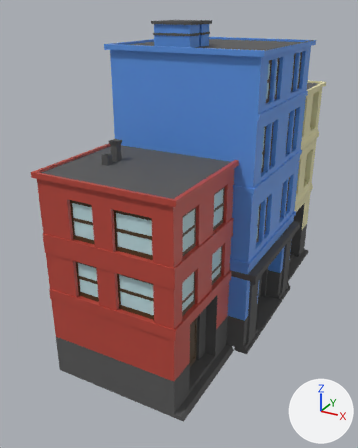
Two versions of the FBX model Assets/Models/Street Items/MultiApartments.fbx, one commit apart.
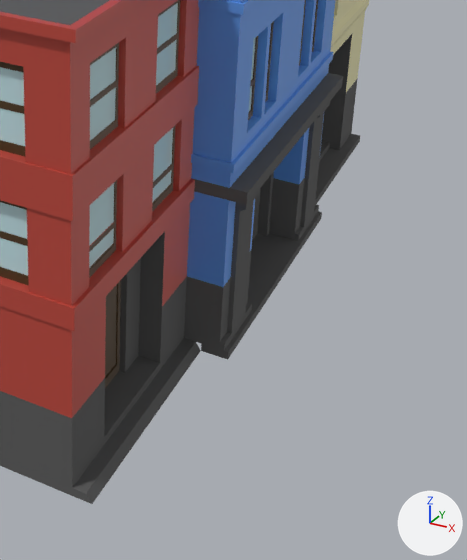
Each version appears first whole from a 50 mm lens placed at (7.7, -25.5, 17.7), pointed at (-5.2, -2.0, 6.0), and next in a close-up on the part from 39% to 100% of the width and 42% to 100% of the height. The lights are fixed; the arrows at lower right show +X, +Y and +Z. Where no turn or scale is listed for an object, it has been applied to the vertices. Vertices at the same position are counted once.

Before the edit, the objects in view are built like this:
```python
me_cube = bpy.data.meshes.new('Cube')
me_cube.from_pydata(...)  # 4994 vertices, 4873 faces; spans x -4.2..4.5, y -10.1..10.1, z -8.0..9.1
# faces by material slot: [1130, 552, 518, 1155, 1318, 200]
me_cube.materials.append(mat_blue)  # blue #5c96e7
me_cube.materials.append(mat_begie)  # beige #e7e1ae
me_cube.materials.append(mat_red)  # red #bb473b
me_cube.materials.append(mat_dark_stone)  # dark grey #585858
me_cube.materials.append(mat_wood)  # brown #4c381d
me_cube.materials.append(mat_window)  # cyan #c2e1e7
ob_cube = bpy.data.objects.new('Cube', me_cube)
ob_cube.location = (-4.0, 0.0, 8.0)
```
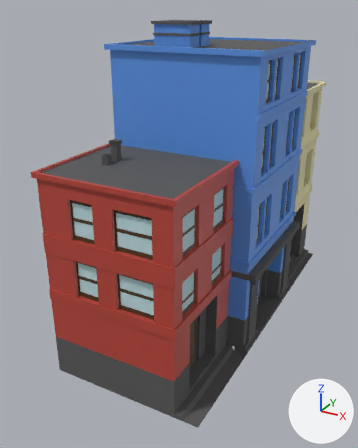
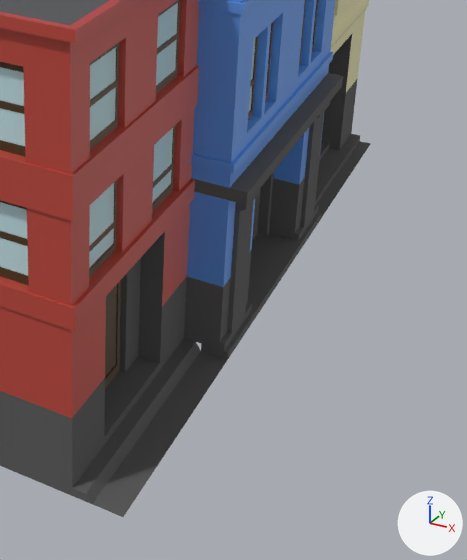
Where the newer file only moved an object's origin or applied its transform, the numbers keep the older frame.

Pixel boxes (x1, y1, x2, y2) of what changed, in the close-ups (467 x 560 px):
```json
{"object": "Cube", "change": "reshaped", "before": [0, 0, 369, 504], "after": [0, 0, 371, 517]}
{"part": 1, "of": "me_cube", "change": "built on", "before": [184, 342, 201, 367], "after": [93, 141, 371, 517]}
```

The change, as JSON lines over the scene's bpy script:
```json
{"block": "me_cube", "where": "# used by ob_cube; location = (-4.0, 0.0, 8.0)"}
{"op": "remove", "block": "me_cube", "code": "me_cube.from_pydata(...)  # 4994 vertices, 4873 faces; spans x -4.2..4.5, y -10.1..10.1, z -8.0..9.1"}
{"op": "add", "block": "me_cube", "code": "me_cube.from_pydata(...)  # 5034 vertices, 4913 faces; spans x -4.2..4.5, y -10.1..10.1, z -8.0..9.1"}
{"block": "me_cube", "change": "me_cube part 1"}
{"block": "me_cube", "change": "1 vertex is removed from x 3.5, y -4.0, z -8.0"}
{"block": "me_cube", "change": "1 face is deleted"}
{"block": "me_cube", "change": "25 vertices are added at x 4.0..4.2, y -10.0..10.0, z -8.0"}
{"block": "me_cube", "change": "10 new vertices lie (0.5, 0.0, 0.0) away from vertices in x 3.5, y -10.0..-4.7, z -8.0"}
{"block": "me_cube", "change": "6 new vertices lie (0.0, 0.7, 0.0) away from vertices in x 3.8..4.2, y -5.5..8.5, z -8.0"}
{"block": "me_cube", "change": "41 new faces join them, mat_dark_stone (dark grey #585858)"}
```
